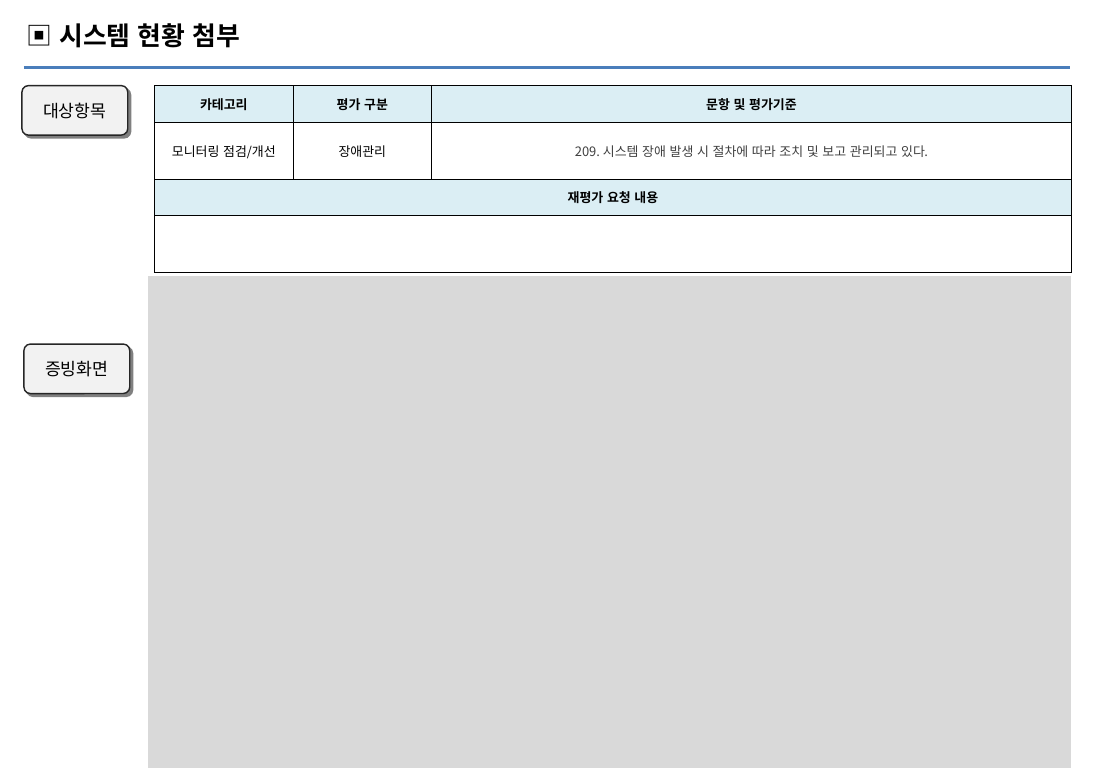
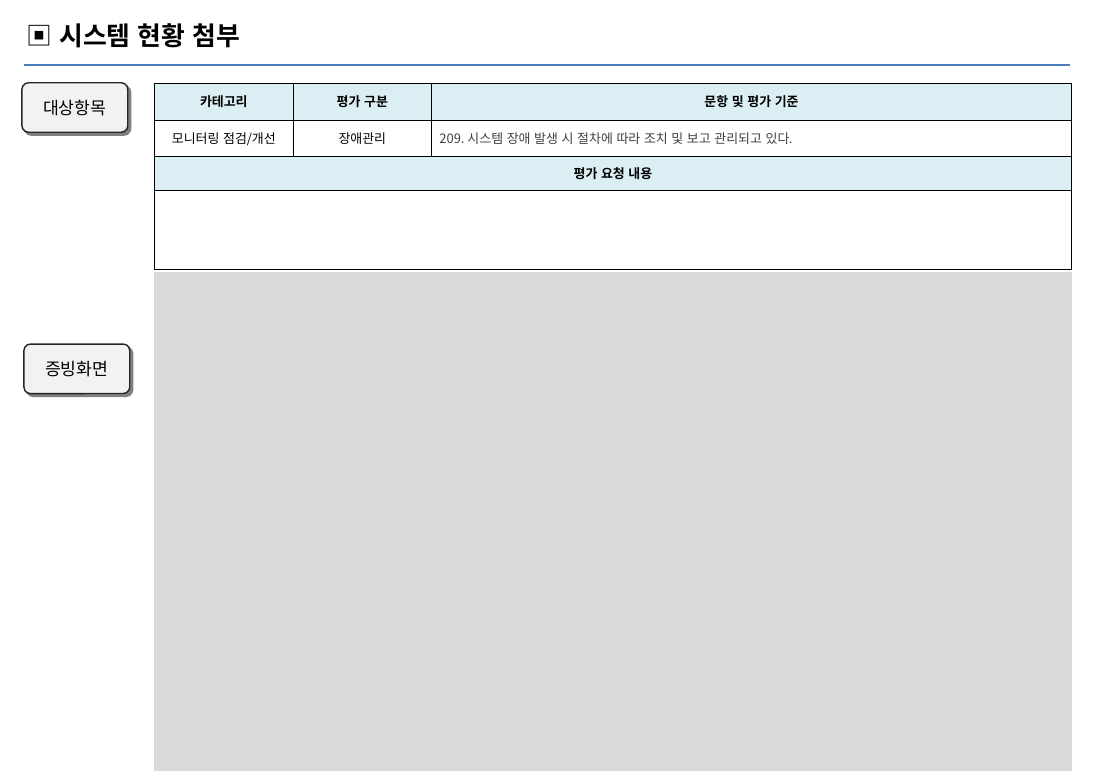
Before and after one commit to devSCKwon/insight, a slide deck: slide 1 of 20260428/진단평가시트_20260428.pptx. Drawn at 1120x775 pixels with LibreOffice and Linux fonts; fonts in the diff are those of the drawing. Boxes give left, top, right and bottom in pixels: in the first picture for what was removed or moved away, otherwise in the second. Text is boxed around its words. In the diff, an @@ line names an element or a change of style, - is before the commit and + after.

```diff
--- a/20260428/진단평가시트_20260428.pptx
+++ b/20260428/진단평가시트_20260428.pptx
@@ line moved from (24, 68) - (1070, 68) to (24, 65) - (1070, 65) @@
@@ table at (154,83,1071,269) @@
-row 1, column 3: 문항 및 평가기준
+row 1, column 3: 문항 및 평가 기준
-row 3, column 1: 재평가 요청 내용
+row 3, column 1: 평가 요청 내용
@@ alignment centre to left @@
@@ table: place and size @@
-table at (148,276,1071,768)
+table at (154,272,1071,771)
```
Also in this commit, not shown: 3 other files.
